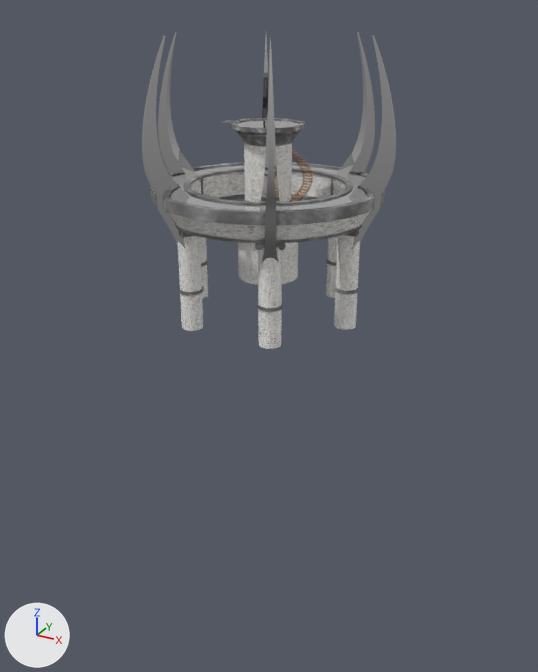
One commit to the Blender file models/towertop/towertop.blend: the scene before it, then after it.
Camera for both pictures: a 50 mm camera at (57.9, -104.9, 21.4) aimed at (-0.2, 0.7, -31.5). Lighting does not change. The marker at lower left points along +X, +Y and +Z.

Objects in the first picture: 'rim', 'rim_plate', 'spire', 'spire_spike', 'tower'.
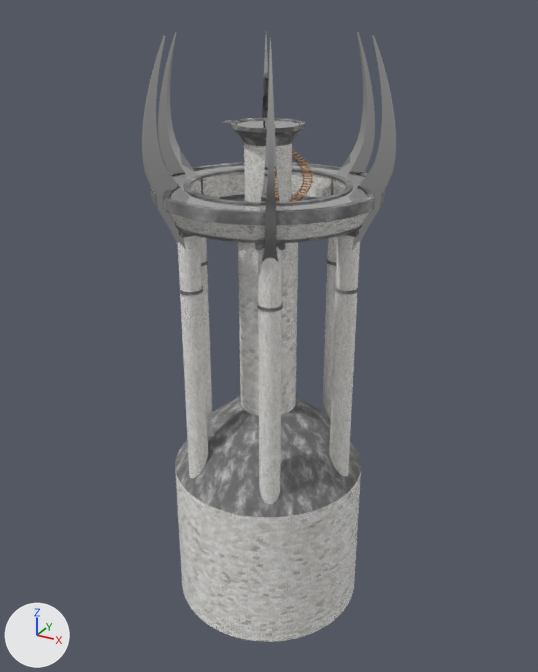
Location of each change, (x1, y1, x2, y2) in pixels of the pictures (538 x 672 px; the box of a moved part takes in the faces that stretch with it):
'tower_bottom', added: after (175, 277, 361, 642)
    faces in mat_bricks_bottom: (175, 277, 361, 642)
    faces in mat_towersep_bottom: (175, 396, 361, 517)
'spire_bottom', added: after (182, 301, 355, 504)
'spire', reshaped: before (178, 178, 360, 349); after (178, 178, 360, 355)
part 1 of me_cube_001, moved or reshaped: before (180, 264, 358, 349); after (180, 264, 358, 355)

The change, as a list of edits to the scene's bpy script:
```text
Add mat_bricks_bottom:
    mat_bricks_bottom = bpy.data.materials.new('bricks_bottom')
    # nodes: BsdfPrincipled, Bump, MapRange, Mapping, Math, OutputMaterial, TexBrick, TexCoord, TexNoise, ValToRGB
    # colours: white #ffffff, dark grey #6e6e6e, black #383838, light grey #e3e0d9
Add mat_towersep_bottom:
    mat_towersep_bottom = bpy.data.materials.new('towersep_bottom')
    # nodes: BsdfPrincipled, Bump, Mapping, OutputMaterial, TexCoord, TexNoise, ValToRGB
    # colours: black #000000, dark grey #6e6e6e, white #ffffff
Change me_cube_001:
    where me_cube_001.from_pydata(...)  # 360 vertices, 298 faces; spans x 12.4..16.4, y -2.2..2.2, z -26.2..-4.6
    used by ob_spire; location = (0.0, 0.0, 0.0)
    me_cube_001 part 1: all 20 vertices in x 12.6..16.2, y -1.8..1.8, z -26.2 are moved by (0.0, 0.0, -1.0)
Add me_cylinder_003:
    me_cylinder_003.from_pydata(...)  # 384 vertices, 320 faces; spans x -17.5..17.5, y -17.5..17.5, z -84.3..-19.9
    me_cylinder_003.polygons.foreach_set('use_smooth', [True] * 320)
    # faces by material slot: [128, 192]
    me_cylinder_003.materials.append(mat_bricks_bottom)
    me_cylinder_003.materials.append(mat_towersep_bottom)
Add me_cube_004:
    me_cube_004.from_pydata(...)  # 40 vertices, 20 faces; spans x 12.6..16.2, y -1.8..1.8, z -56.6..-27.2
    me_cube_004.polygons.foreach_set('use_smooth', [True] * 20)
    me_cube_004.materials.append(mat_bricks_bottom)
Add ob_tower_bottom:
    ob_tower_bottom = bpy.data.objects.new('tower_bottom', me_cylinder_003)
    ob_tower_bottom.location = (0.0, 0.0, 0.0)
Add ob_spire_bottom:
    ob_spire_bottom = bpy.data.objects.new('spire_bottom', me_cube_004)
    ob_spire_bottom.location = (0.0, 0.0, 0.0)
    _m = ob_spire_bottom.modifiers.new('apply', 'ARRAY')
    _m.count = 6
    _m.use_relative_offset = False
    _m.use_object_offset = True
    _m.offset_object = ob_trans_spire1
```
